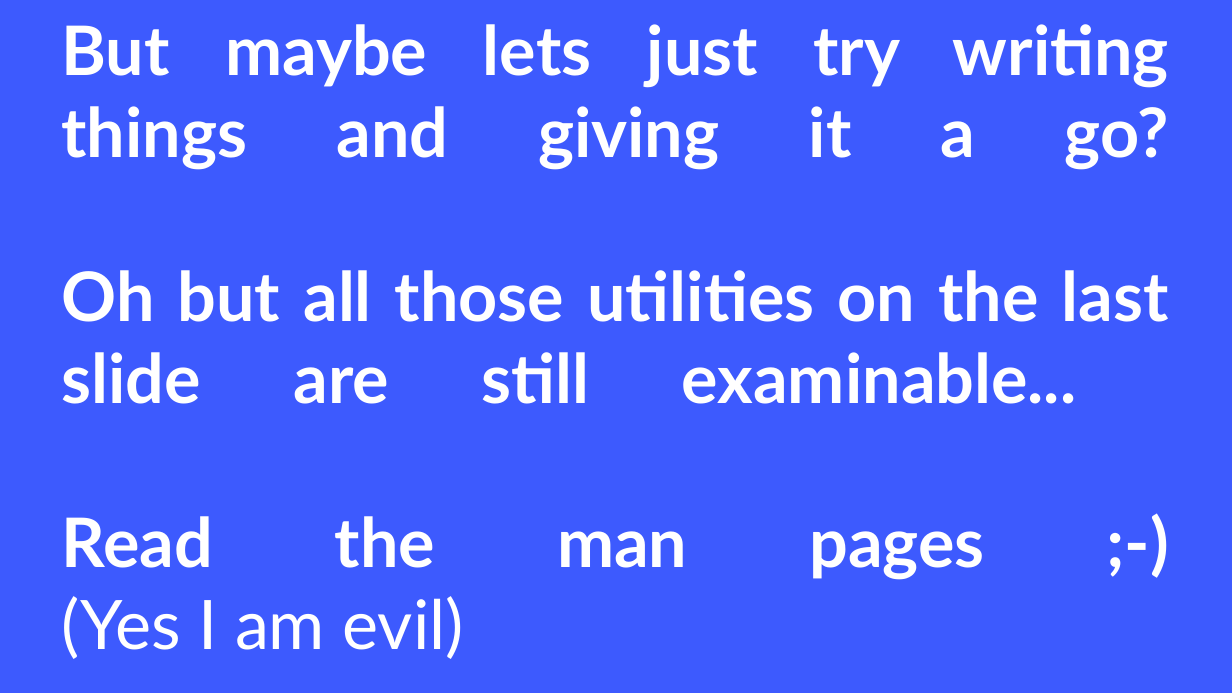
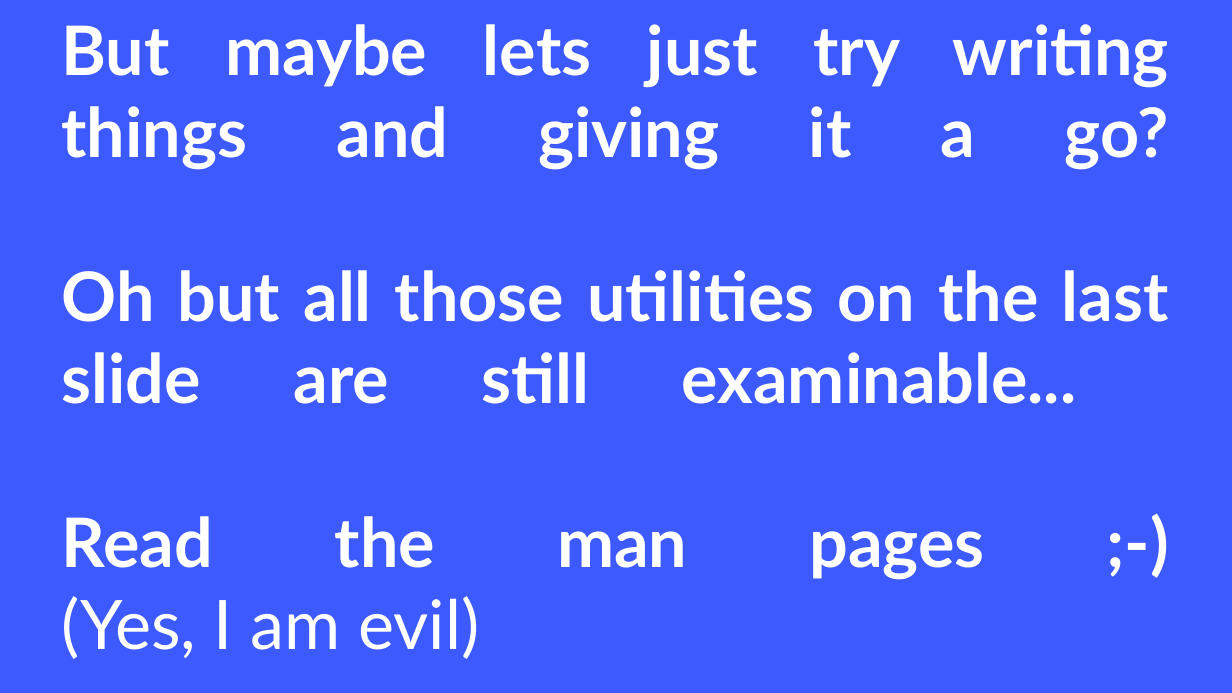
Before and after one commit to cs-uob/software-tools, a slide deck: slide 33 of 02-fundamentals/slides.odp (slide 30 before the commit). Drawn at 1232x693 pixels with LibreOffice and Linux fonts; fonts in the diff are those of the drawing. Boxes give left, top, right and bottom in pixels: in the first picture for what was removed or moved away, otherwise in the second. Text is boxed around its words. In the diff, an @@ line names an element or a change of style, - is before the commit and + after.

```diff
--- a/02-fundamentals/slides.odp
+++ b/02-fundamentals/slides.odp
@@ title at (62, 24, 1169, 659): text changed @@
-But maybe lets just try writing things and giving it a go?
-Oh but all those utilities on the last slide are still examinable...
-Read the man pages ;-)
-(Yes I am evil)
+But maybe lets just try writing things and giving it a go?
+Oh but all those utilities on the last slide are still examinable...
+Read the man pages ;-)
+(Yes, I am evil)
```
Also in this commit, not shown: 20 other slides changed, 4 slides added, 1 slide removed, 1 other file.
